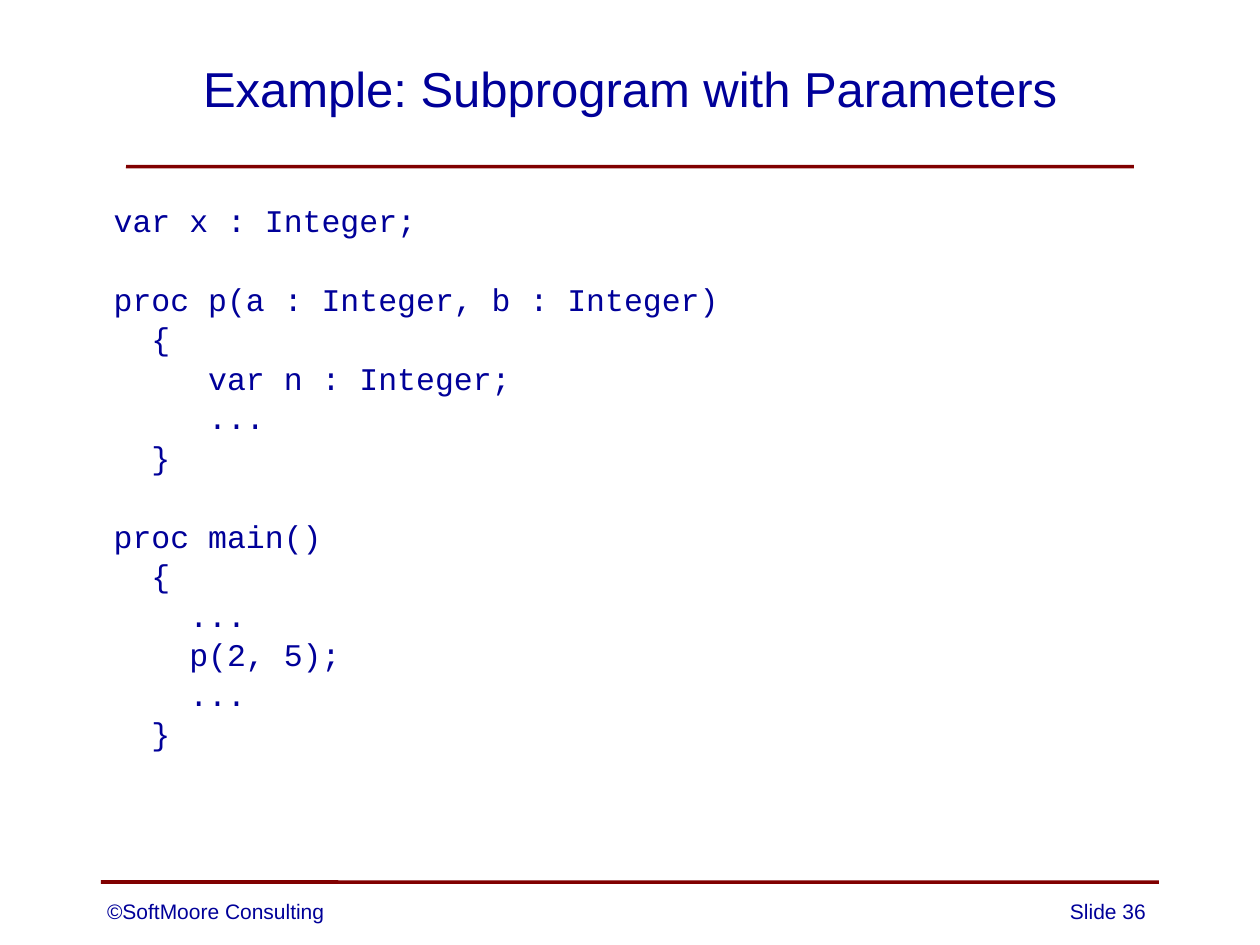
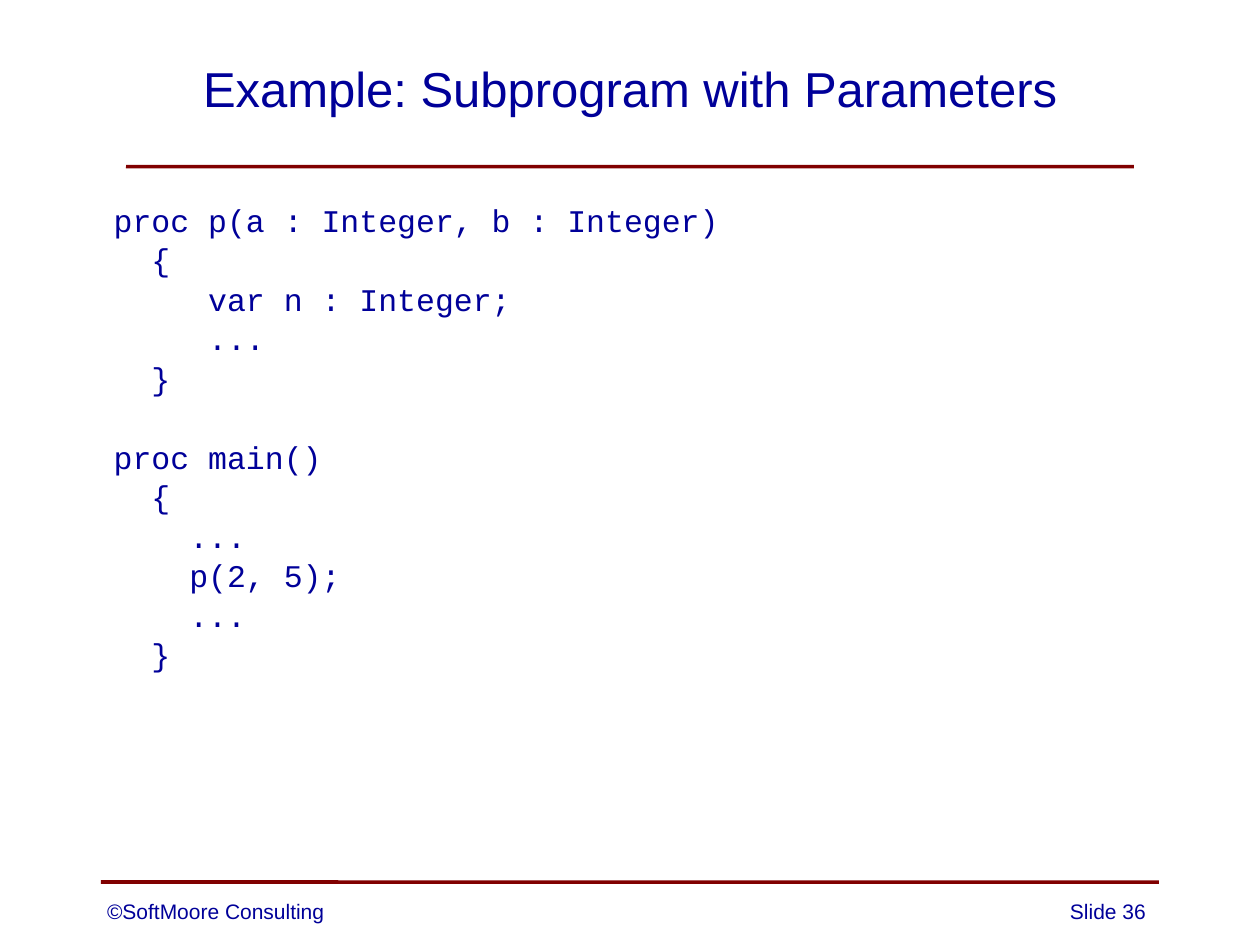
Before and after one commit to SoftMoore/CPRL-Java-3rd, a slide deck: slide 36 of PowerPoints/13 - Subprograms.pptx. Drawn at 1260x945 pixels with LibreOffice and Linux fonts; fonts in the diff are those of the drawing. Boxes give left, top, right and bottom in pixels: in the first picture for what was removed or moved away, otherwise in the second. Text is boxed around its words. In the diff, an @@ line names an element or a change of style, - is before the commit and + after.

```diff
--- a/PowerPoints/13 - Subprograms.pptx
+++ b/PowerPoints/13 - Subprograms.pptx
@@ text at (x1=114, y1=211, x2=416, y2=239): paragraph removed @@
-var x : Integer;
```
Also in this commit, not shown: 8 other slides changed, 1 slide added.
